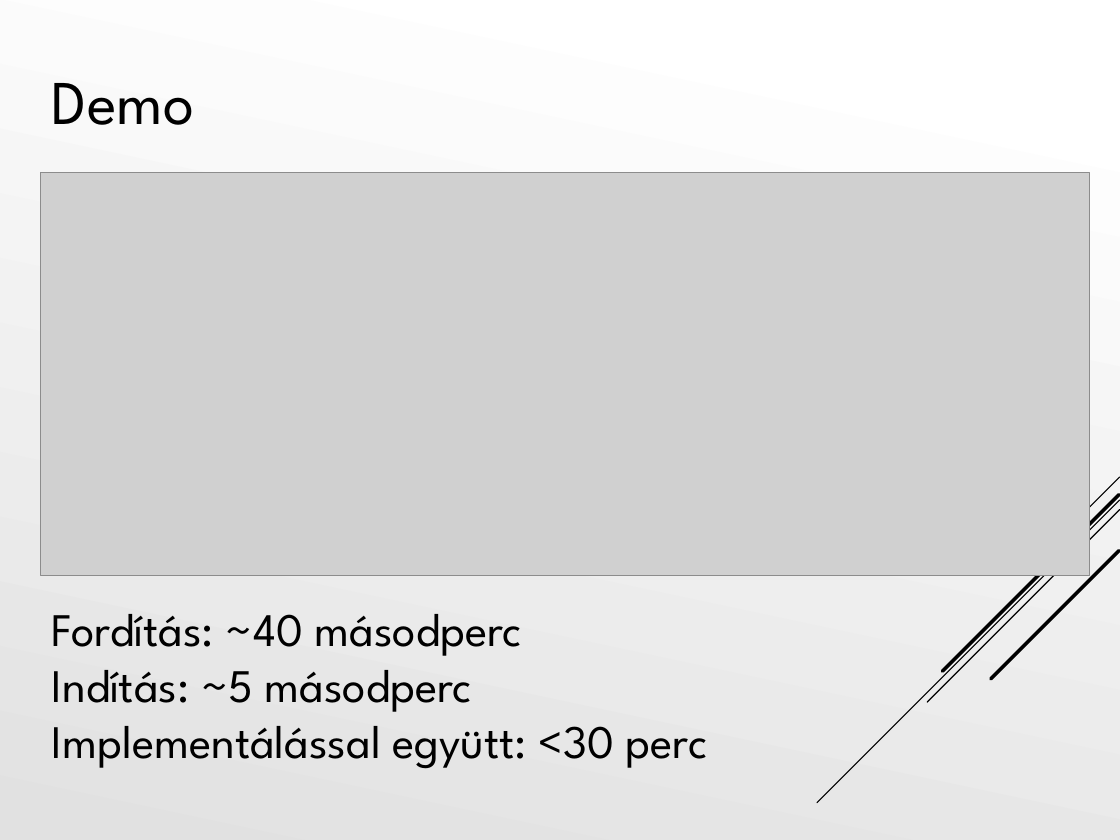
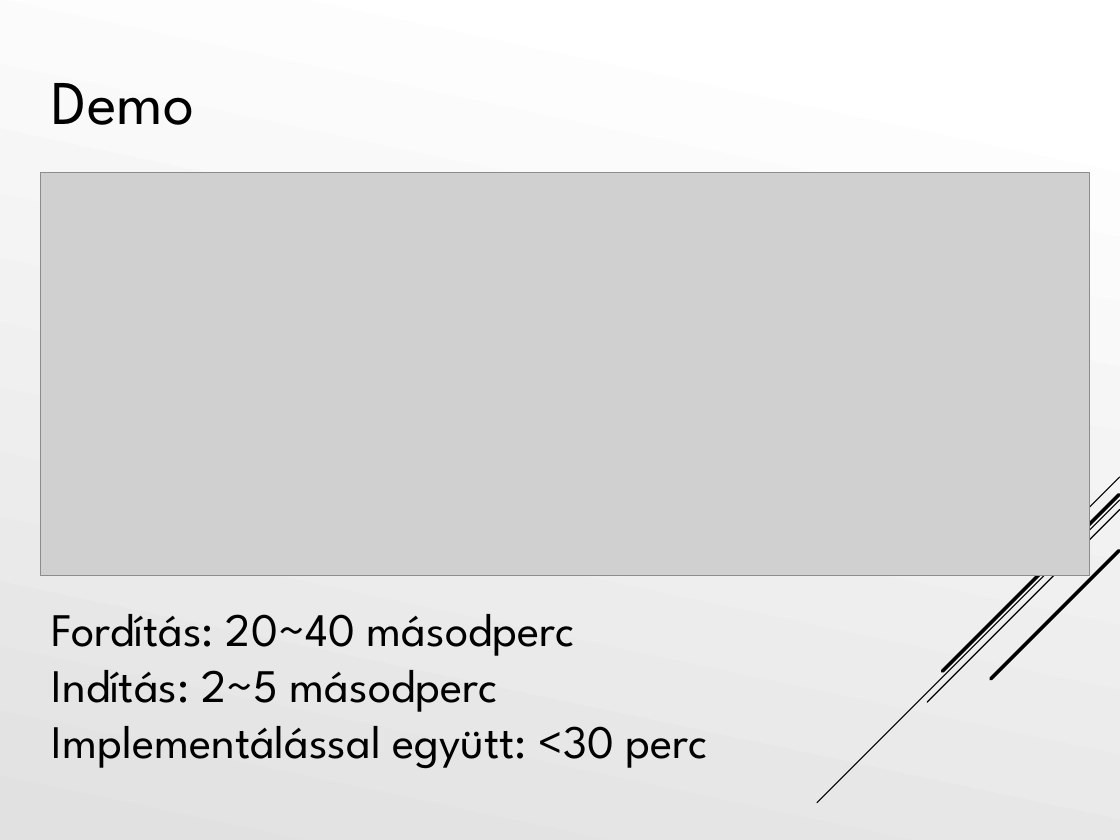
Before and after one commit to Tiegris/KonstrainR, a slide deck: slide 15 of ppt/prezi.pptx (slide 14 before the commit). Drawn at 1120x840 pixels with LibreOffice and Linux fonts; fonts in the diff are those of the drawing; grey boxes stand for pictures. Boxes give left, top, right and bottom in pixels: in the first picture for what was removed or moved away, otherwise in the second. Text is boxed around its words. In the diff, an @@ line names an element or a change of style, - is before the commit and + after.

```diff
--- a/ppt/prezi.pptx
+++ b/ppt/prezi.pptx
@@ text at [52, 614, 575, 712]: text changed @@
-Fordítás: ~40 másodperc
-Indítás: ~5 másodperc
+Fordítás: 20~40 másodperc
+Indítás: 2~5 másodperc
```
Also in this commit, not shown: 2 other slides changed, 1 slide added, 7 other files.
